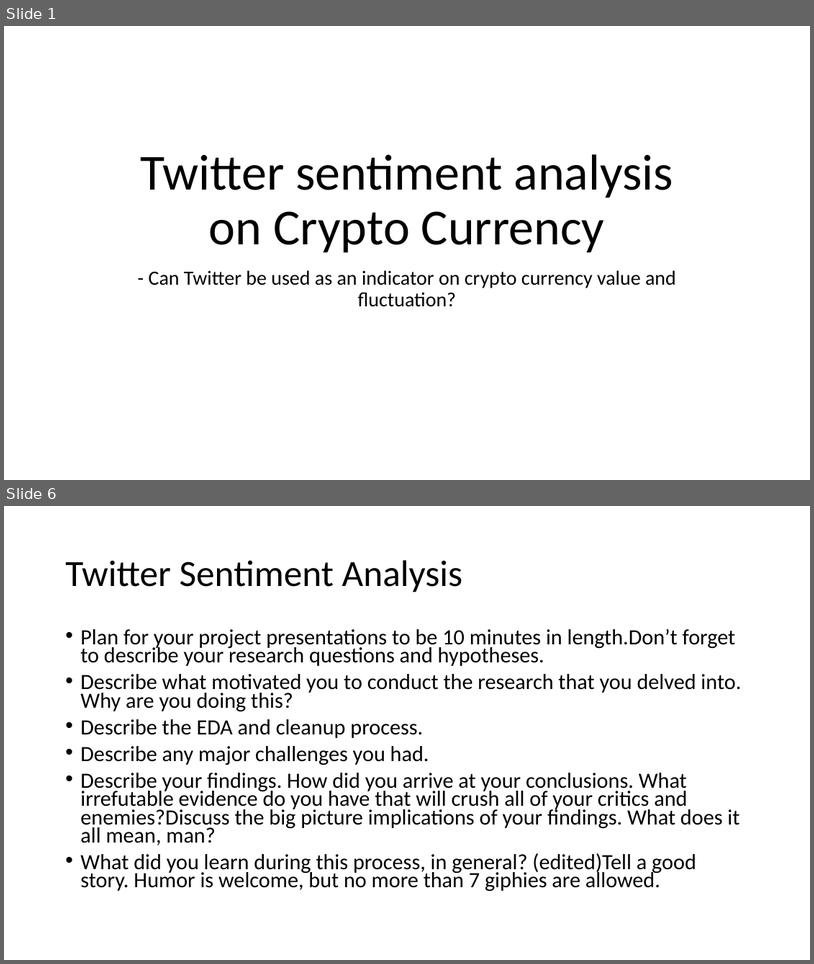
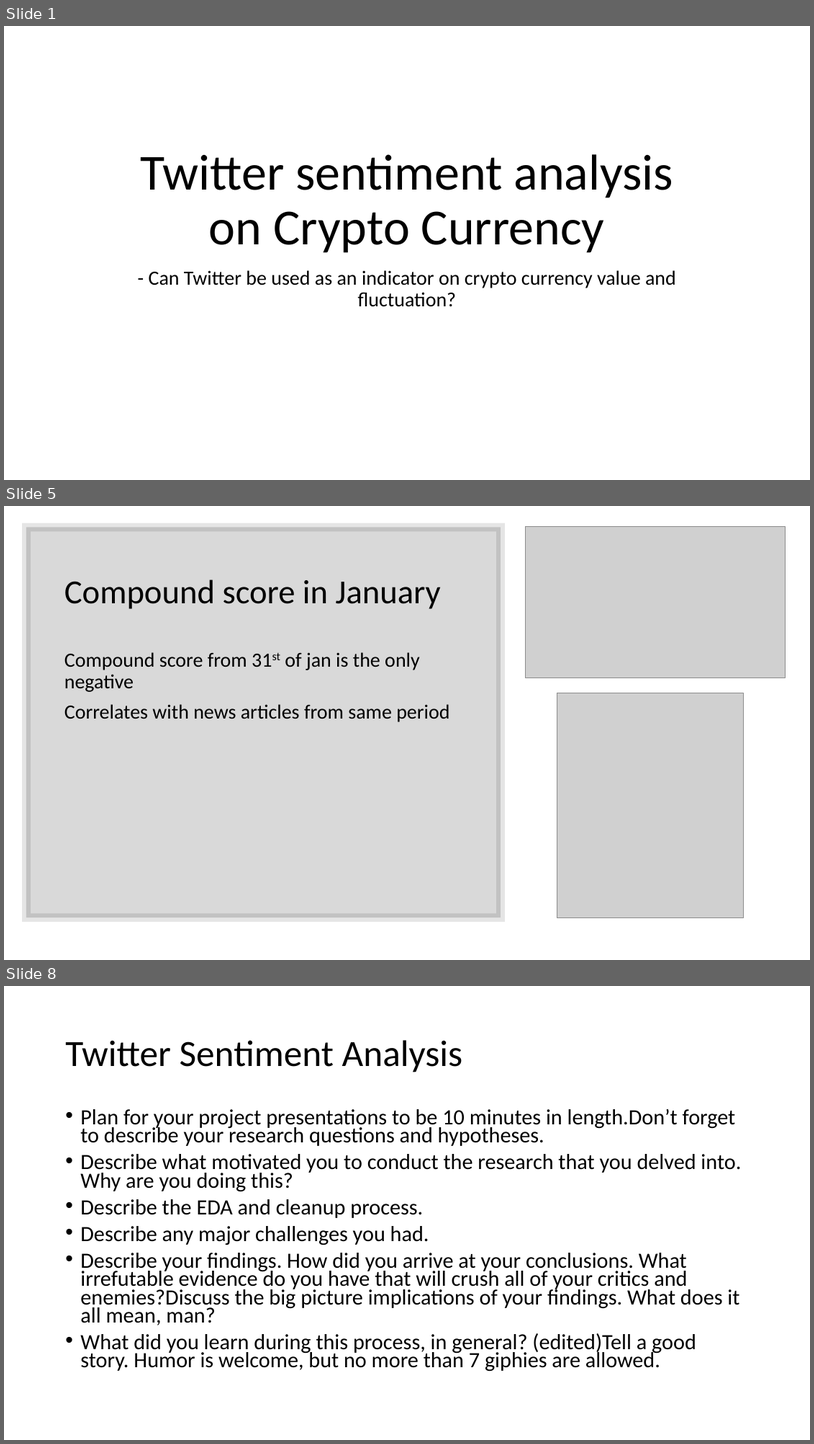
Before and after one commit to Erik-AR/cryptoproject, a slide deck: presentation cyptoproject.pptx. Shown one above the other, each under a label of ours: slides 1 and 6 before the commit, slides 1, 5 and 8 after it; the slides between them are not shown. The pictures are 814x964 and 814x1444 pixels, drawn with LibreOffice and Linux fonts; fonts in the diff are those of the drawing; grey boxes stand for pictures. Boxes give left, top, right and bottom in pixels: in the first picture for what was removed or moved away, otherwise in the second. Text is boxed around its words. In the diff, an @@ line names an element or a change of style, - is before the commit and + after.

```diff
--- a/presentation cyptoproject.pptx
+++ b/presentation cyptoproject.pptx
@@ slide 5 added at <box>4,506,810,960</box>, background #FFFFFF @@
@@ rectangle added at <box>26,527,502,917</box>, fill #000000 at 15% opacity, outline #000000 10 pt @@
@@ picture added at <box>525,527,786,678</box> @@
@@ title added at <box>64,579,441,609</box>, 40 pt, text #000000 @@
+Compound score in January
@@ text added at <box>64,652,450,722</box>, 24 pt, text #000000 @@
+Compound score from 31st of jan is the only negative
+Correlates with news articles from same period
@@ picture added at <box>558,693,744,917</box> @@
@@ what was slide 6 is now slide 8 @@
```
Also in this commit, not shown: 3 slides changed, 2 other slides added, 1 slide removed, 1 other file.
